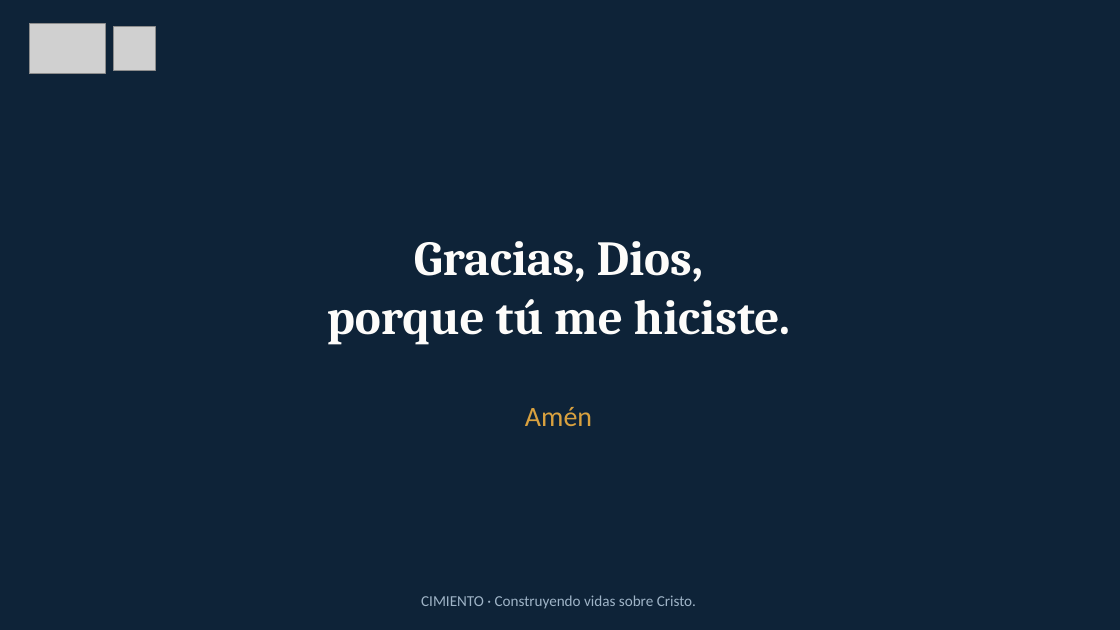
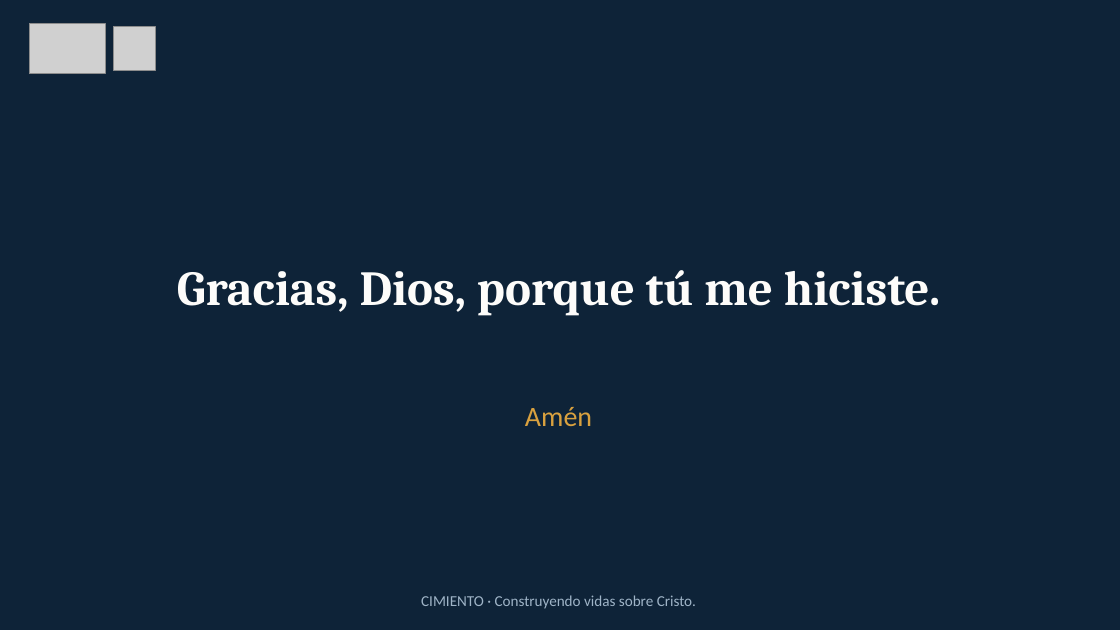
Before and after one commit to Anthonidrm/cimiento-bloque1, a slide deck: slide 9 of public/recursos-semana-1/presentacion-semana-1.pptx. Drawn at 1120x630 pixels with LibreOffice and Linux fonts; fonts in the diff are those of the drawing; grey boxes stand for pictures. Boxes give left, top, right and bottom in pixels: in the first picture for what was removed or moved away, otherwise in the second. Text is boxed around its words. In the diff, an @@ line names an element or a change of style, - is before the commit and + after.

```diff
--- a/public/recursos-semana-1/presentacion-semana-1.pptx
+++ b/public/recursos-semana-1/presentacion-semana-1.pptx
@@ text at bbox=[177, 270, 941, 316]: text changed @@
-Gracias, Dios,
-porque tú me hiciste.
+Gracias, Dios, porque tú me hiciste.
```
Also in this commit, not shown: 5 other slides changed, 50 other files.
